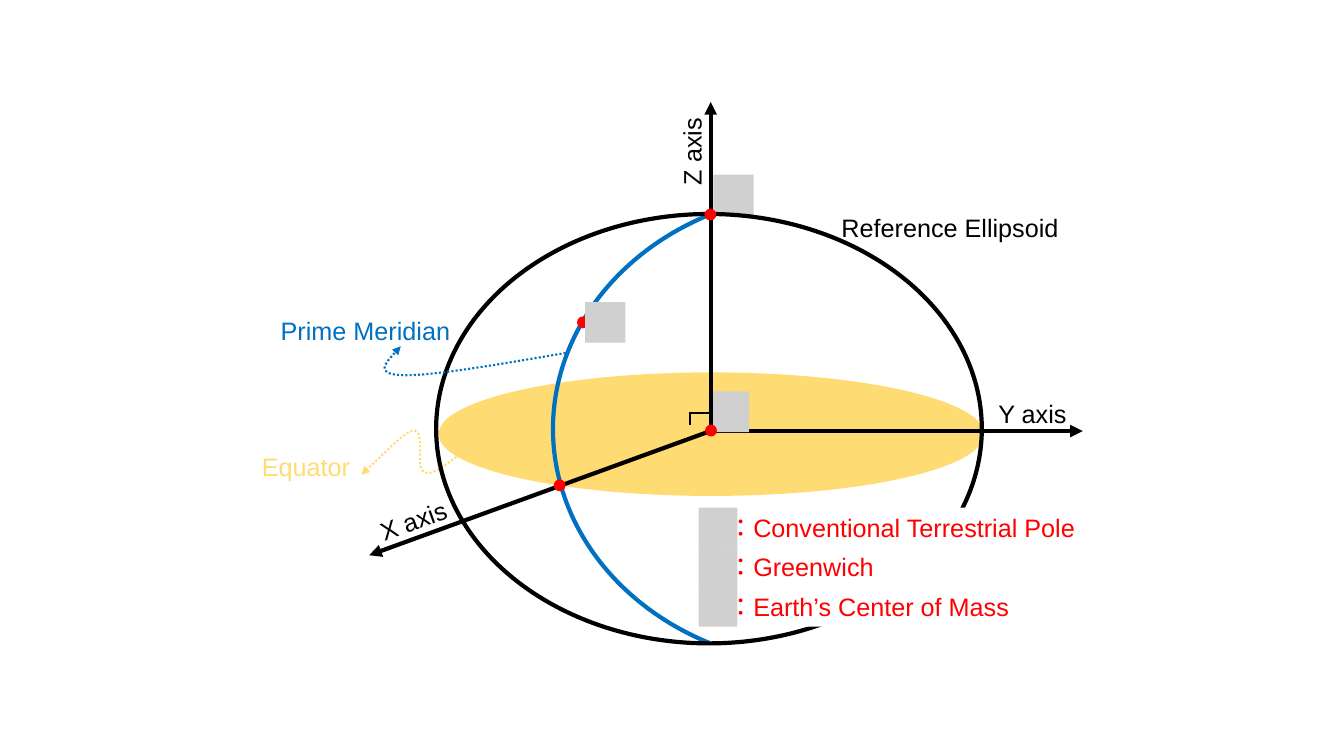
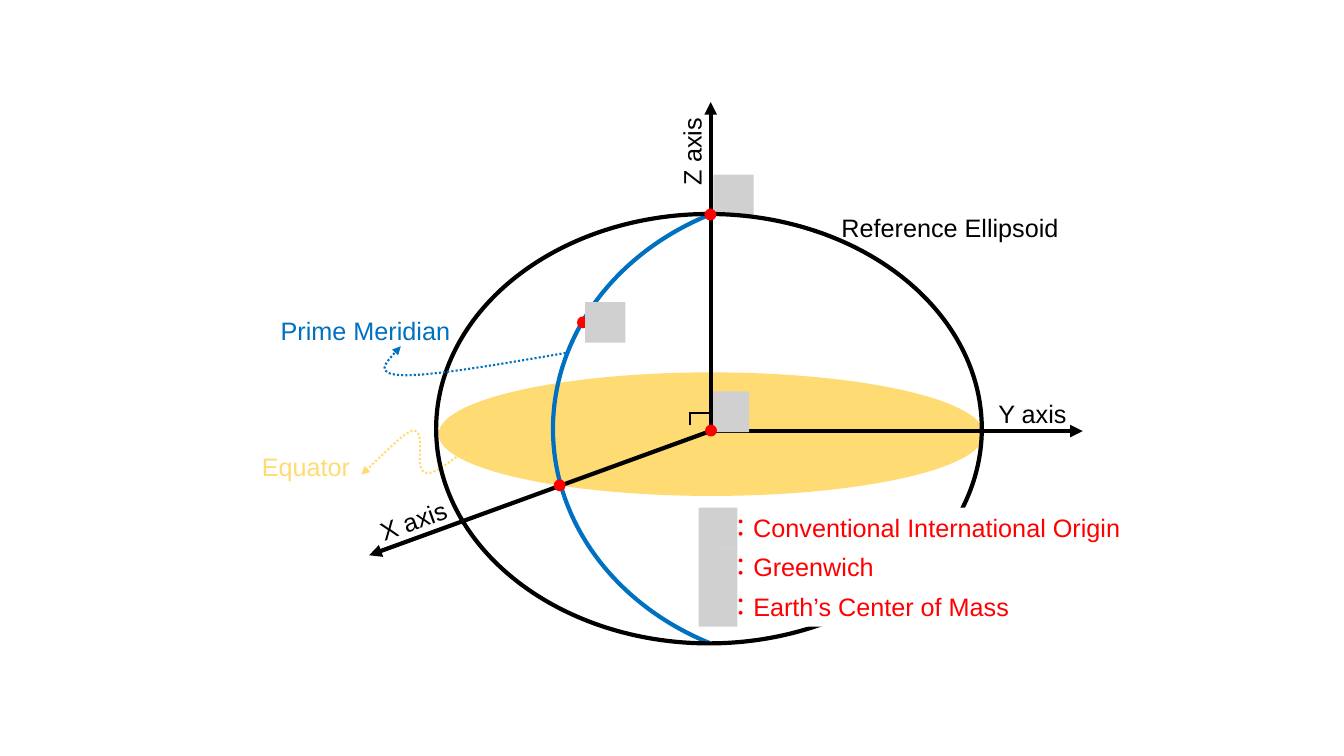
Before and after one commit to a2468834/Global_Positioning_System, a slide deck: slide 1 of HW6/地球座標.pptx. Drawn at 1344x756 pixels with LibreOffice and Linux fonts; fonts in the diff are those of the drawing; grey boxes stand for pictures. Boxes give left, top, right and bottom in pixels: in the first picture for what was removed or moved away, otherwise in the second. Text is boxed around its words. In the diff, an @@ line names an element or a change of style, - is before the commit and + after.

```diff
--- a/HW6/地球座標.pptx
+++ b/HW6/地球座標.pptx
@@ text at [728,511,1120,543]: text changed @@
-：Conventional Terrestrial Pole
+：Conventional International Origin
```
Also in this commit, not shown: 1 other slide changed, 6 other files.
